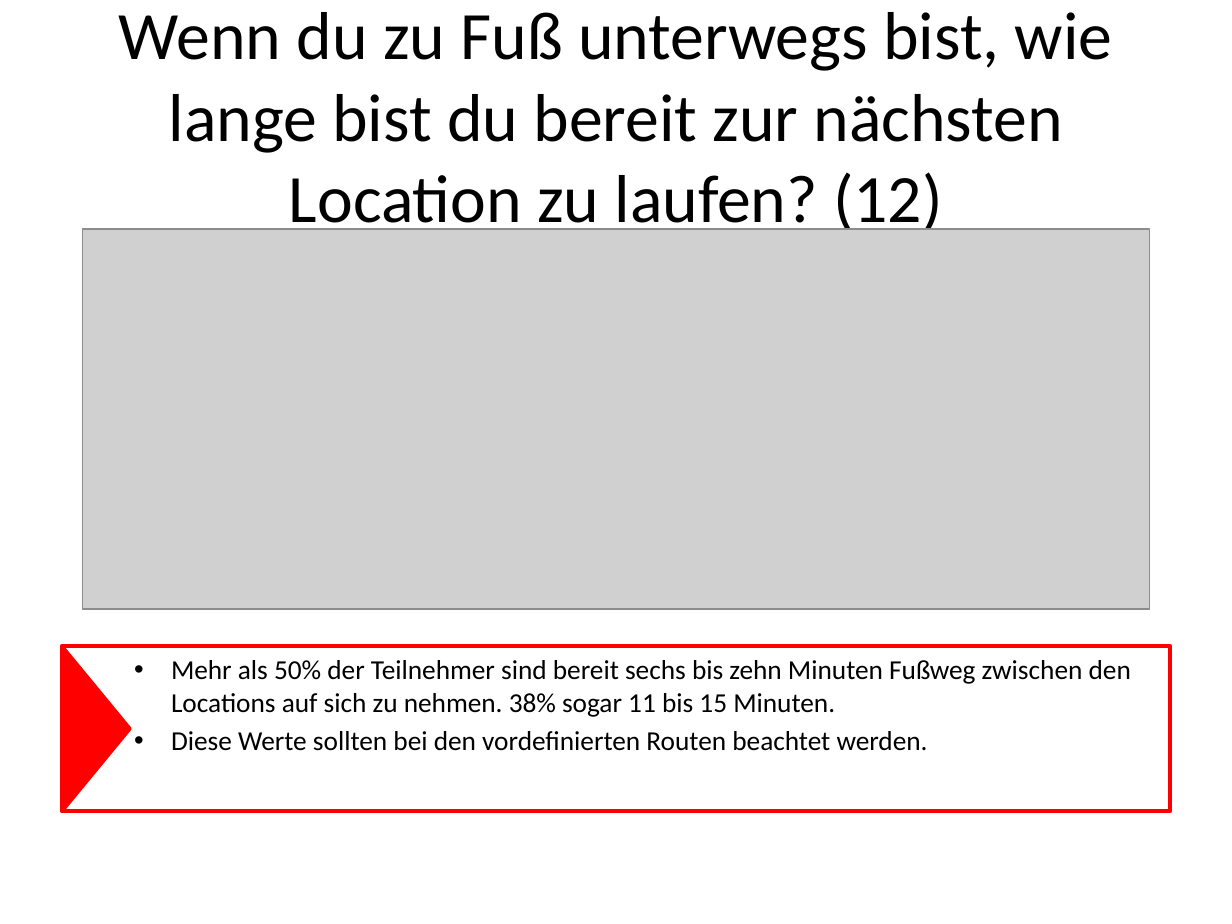
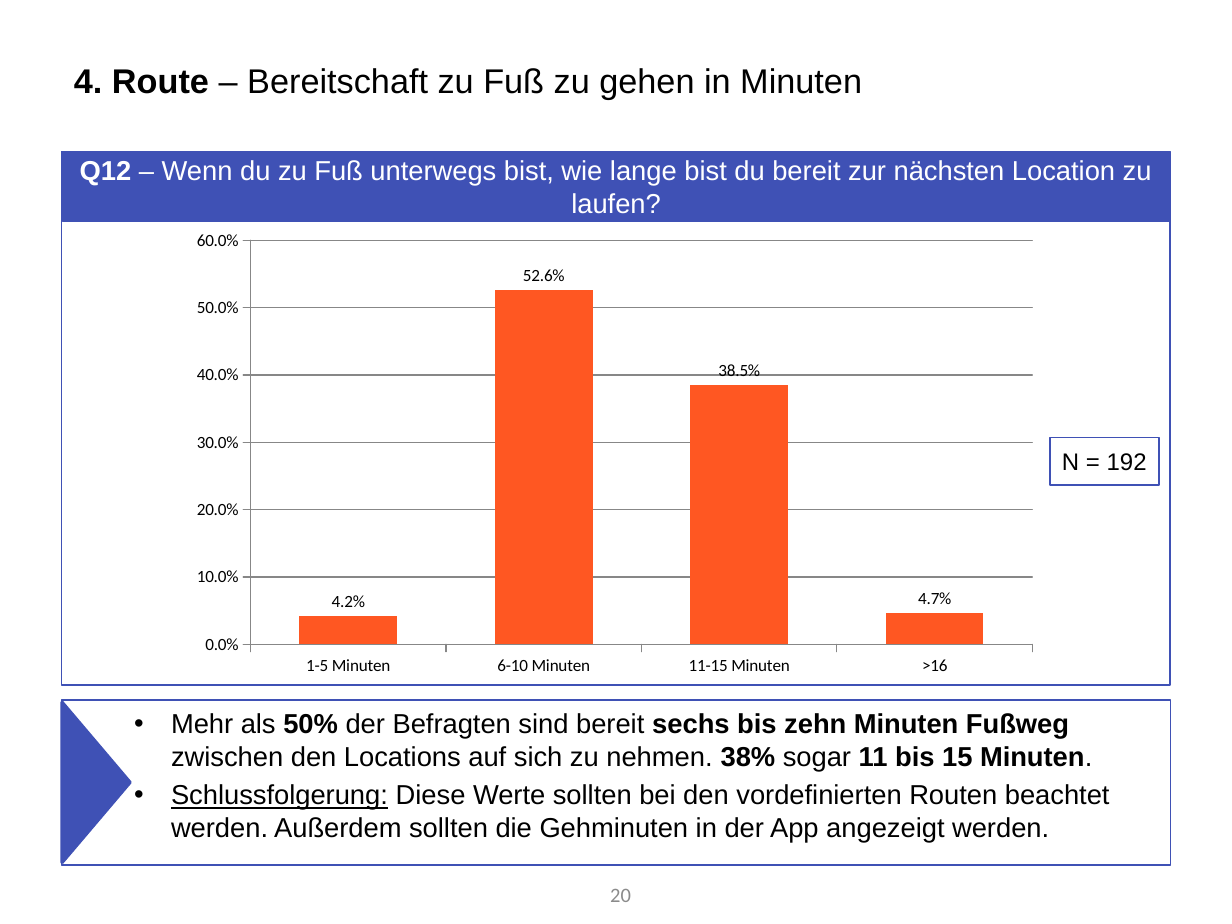
Before and after one commit to Roba1993/Happy-Hour, a slide deck: slide 20 of documents/marketing/Marketing Analyse von Umfrage 1 (5.5).pptx (slide 17 before the commit). Drawn at 1232x924 pixels with LibreOffice and Linux fonts; fonts in the diff are those of the drawing; grey boxes stand for pictures. Boxes give left, top, right and bottom in pixels: in the first picture for what was removed or moved away, otherwise in the second. Text is boxed around its words. In the diff, an @@ line names an element or a change of style, - is before the commit and + after.

```diff
--- a/documents/marketing/Marketing Analyse von Umfrage 1 (5.5).pptx
+++ b/documents/marketing/Marketing Analyse von Umfrage 1 (5.5).pptx
@@ title added at box(74, 68, 862, 99), 20 pt, text #000000 @@
+4. Route – Bereitschaft zu Fuß zu gehen in Minuten
@@ rectangle added at box(62, 152, 1170, 685), outline #3F51B5 1 pt @@
@@ rectangle "Q12 – Wenn du zu ...": place and size @@
-rectangle "Q12 – Wenn du zu ..." at box(119, 12, 1113, 239)
+rectangle "Q12 – Wenn du zu ..." at box(63, 153, 1169, 221)
@@ rectangle "Q12 – Wenn du zu ..." at box(63, 153, 1169, 221): fill none to #3F51B5; outline none to #3F51B5 2 pt @@
@@ text in rectangle at box(80, 160, 1152, 214): text changed; size 39.6 to 16 pt; font Calibri to Arial; text colour #000000 to #FFFFFF @@
-Wenn du zu Fuß unterwegs bist, wie lange bist du bereit zur nächsten Location zu laufen? (12)
+Q12 – Wenn du zu Fuß unterwegs bist, wie lange bist du bereit zur nächsten Location zu laufen?
@@ picture removed at box(83, 229, 1149, 609) @@
@@ column chart added at box(180, 222, 1050, 685) @@
+categories: 1-5 Minuten, 6-10 Minuten, 11-15 Minuten, >16
+Series 1: 0.042, 0.526, 0.385, 0.047
@@ rectangle added at box(1050, 437, 1159, 484), outline #3F51B5 1 pt, 14 pt, text #000000 @@
+N = 192
@@ text "Mehr als 50% der Befragten ...": place and size @@
-text "Mehr als 50% der Befragten ..." at box(62, 647, 1170, 812)
+text "Mehr als 50% der Befragten ..." at box(62, 700, 1170, 865)
@@ text "Mehr als 50% der Befragten ..." at box(62, 700, 1170, 865): outline #FF0000 2.25 pt to #3F51B5 1 pt @@
@@ triangle: place and size @@
-triangle at box(62, 646, 130, 811)
+triangle at box(62, 703, 130, 863)
@@ triangle at box(62, 703, 130, 863): fill #FF0000 to #3F51B5; outline #FF0000 2 pt to #3F51B5 2 pt @@
@@ text at box(171, 713, 1110, 843): text changed; font Calibri to Arial @@
-• Mehr als 50% der Teilnehmer sind bereit sechs bis zehn Minuten Fußweg zwischen den Locations auf sich zu nehmen. 38% sogar 11 bis 15 Minuten.
-• Diese Werte sollten bei den vordefinierten Routen beachtet werden.
+• Mehr als 50% der Befragten sind bereit sechs bis zehn Minuten Fußweg zwischen den Locations auf sich zu nehmen. 38% sogar 11 bis 15 Minuten.
+• Schlussfolgerung: Diese Werte sollten bei den vordefinierten Routen beachtet werden. Außerdem sollten die Gehminuten in der App angezeigt werden.
@@ page number added at box(610, 889, 631, 902), 12 pt, text #8C8C8C @@
+20
```
Also in this commit, not shown: 16 other slides changed, 16 slides added, 11 slides removed.
